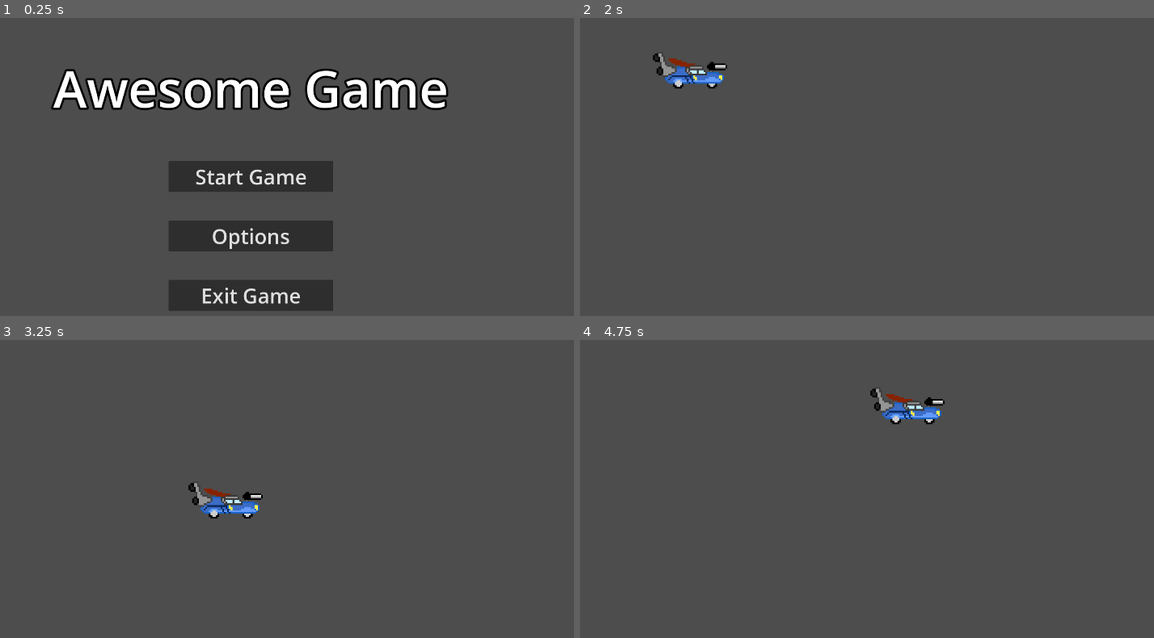
Above: before the commit, frames 1-4 (two rows, left to right).
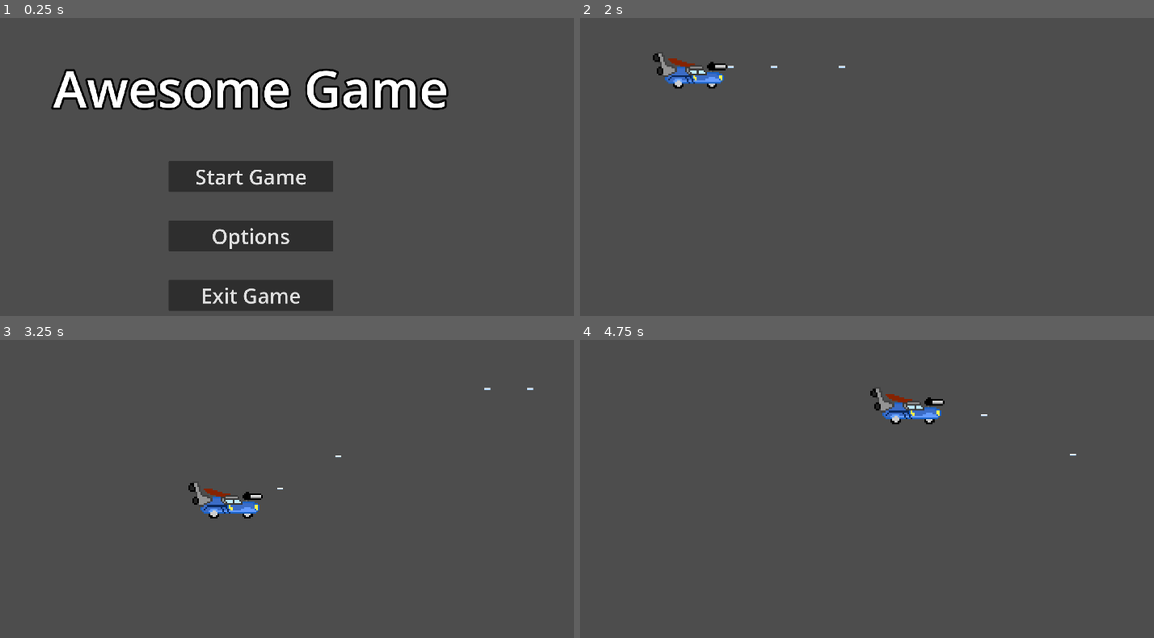
Above: after the commit, the same moments.

Repository: P0ddy/Project-Bentley
Game: Godot game, scene res://Scenes/Menu/main_menu.tscn
The game is run twice, just before and just after one commit, with the same random seed, the same clock (stepped at 60 frames per second) and the same inputs. This scene is started directly instead of the project's main scene.
Inputs:
- Up to frame 1 (0.25 s): no input
- Up to frame 2 (2 s): click "Start Game" at 0.5 s; tap Enter at 1.25 s; hold D (right) from 1.28 s (still down); hold Space (shoot, bound only after the commit) from 1.28 s (still down)
- Up to frame 3 (3.25 s): release D (right) at 2.03 s; release Space (shoot, bound only after the commit) at 2.03 s; hold S (down) 2.03-2.78 s; tap Space (shoot, bound only after the commit) at 2.1 s; hold D (right) from 2.78 s (still down); hold Space (shoot, bound only after the commit) from 2.78 s (still down)
- Up to frame 4 (4.75 s): release D (right) at 3.53 s; release Space (shoot, bound only after the commit) at 3.53 s; hold W (up) 3.53-4.28 s; tap Space (shoot, bound only after the commit) at 3.6 s; hold A (left) from 4.28 s (still down); hold Space (shoot, bound only after the commit) from 4.28 s (still down)

The runs differ from the first frame. In frame 1, 0.6% of the frame differs, in the area x 9-79%, y 17-96%; in frame 2, less than 0.1%; in frame 3, less than 0.1%; in frame 4, less than 0.1%.

Commit message:
add PEW PEW

Diff:
--- a/Game.tscn
+++ /dev/null
@@ -1,8 +0,0 @@
-[gd_scene load_steps=2 format=3 uid="uid://bxhjh00lqxlnv"]
-
-[ext_resource type="PackedScene" uid="uid://bffmd8v2aatj" path="res://player.tscn" id="1_jqwqy"]
-
-[node name="Game" type="Node2D"]
-
-[node name="Player" parent="." instance=ExtResource("1_jqwqy")]
-scale = Vector2(0.5, 0.5)
--- /dev/null
+++ b/Scenes/MainScene/Game.tscn
@@ -0,0 +1,8 @@
+[gd_scene load_steps=2 format=3 uid="uid://bxhjh00lqxlnv"]
+
+[ext_resource type="PackedScene" uid="uid://bffmd8v2aatj" path="res://Scenes/MainScene/player.tscn" id="1_0v76o"]
+
+[node name="Game" type="Node2D"]
+
+[node name="Player" parent="." instance=ExtResource("1_0v76o")]
+scale = Vector2(0.5, 0.5)
--- /dev/null
+++ b/Scenes/MainScene/bullet.gd
@@ -0,0 +1,6 @@
+extends Area2D
+
+var speed = 800
+
+func _physics_process(delta):
+	position.x += delta * speed
--- /dev/null
+++ b/Scenes/MainScene/bullet.tscn
@@ -0,0 +1,17 @@
+[gd_scene load_steps=4 format=3 uid="uid://cpmb2iunduqj7"]
+
+[ext_resource type="Script" path="res://Scenes/MainScene/bullet.gd" id="1_n4ade"]
+[ext_resource type="Texture2D" uid="uid://bqosdr2ahmb0d" path="res://Assets/Bullet.png" id="2_r4t8j"]
+
+[sub_resource type="RectangleShape2D" id="RectangleShape2D_3w2ru"]
+size = Vector2(18, 6)
+
+[node name="Bullet" type="Area2D"]
+script = ExtResource("1_n4ade")
+
+[node name="CollisionShape2D" type="CollisionShape2D" parent="."]
+shape = SubResource("RectangleShape2D_3w2ru")
+
+[node name="Sprite2D" type="Sprite2D" parent="."]
+scale = Vector2(3, 3)
+texture = ExtResource("2_r4t8j")
--- a/player.gd
+++ b/Scenes/MainScene/player.gd
@@ -1,4 +1,9 @@
 extends CharacterBody2D
+
+var Bullet = preload("res://Scenes/MainScene/bullet.tscn")
+var canshoot = true
+
+@onready var spawnpos = $SpawnPosition
 
 const ACCELERATION = 1000
 const FRICTION = 600
@@ -27,3 +32,19 @@
 		velocity -= velocity.normalized() * amount
 	else:
 		velocity = Vector2.ZERO
+
+
+func _on_attack_speed_timer_timeout():
+	canshoot = true
+
+func _process(delta):
+	if Input.is_action_pressed("shoot") and canshoot:
+		shoot()
+
+func shoot ():
+	var bullet = Bullet.instantiate()
+	bullet.position = spawnpos.global_position
+	get_tree().current_scene.add_child(bullet)
+
+	$AttackSpeedTimer.start()
+	canshoot = false
--- /dev/null
+++ b/Scenes/MainScene/player.tscn
@@ -0,0 +1,26 @@
+[gd_scene load_steps=4 format=3 uid="uid://bffmd8v2aatj"]
+
+[ext_resource type="Script" path="res://Scenes/MainScene/player.gd" id="1_u2hrs"]
+[ext_resource type="Texture2D" uid="uid://dp0s77m5y3fm6" path="res://Assets/FlyingCar.png" id="2_in2pi"]
+
+[sub_resource type="RectangleShape2D" id="RectangleShape2D_5niuo"]
+size = Vector2(409, 210)
+
+[node name="Player" type="CharacterBody2D"]
+position = Vector2(338, 182)
+script = ExtResource("1_u2hrs")
+
+[node name="Sprite2D" type="Sprite2D" parent="."]
+texture = ExtResource("2_in2pi")
+
+[node name="CollisionShape2D" type="CollisionShape2D" parent="."]
+position = Vector2(-4.5, 11)
+shape = SubResource("RectangleShape2D_5niuo")
+
+[node name="SpawnPosition" type="Marker2D" parent="."]
+position = Vector2(216, -15)
+
+[node name="AttackSpeedTimer" type="Timer" parent="."]
+wait_time = 0.3
+
+[connection signal="timeout" from="AttackSpeedTimer" to="." method="_on_attack_speed_timer_timeout"]
--- a/Scenes/Menu/main_menu.tscn
+++ b/Scenes/Menu/main_menu.tscn
@@ -1,7 +1,7 @@
 [gd_scene load_steps=3 format=3 uid="uid://b8am4x888k45p"]
 
 [ext_resource type="Script" path="res://Scenes/Menu/main_menu.gd" id="1_owfyi"]
-[ext_resource type="PackedScene" uid="uid://bxhjh00lqxlnv" path="res://Game.tscn" id="2_ww1lw"]
+[ext_resource type="PackedScene" uid="uid://bxhjh00lqxlnv" path="res://Scenes/MainScene/Game.tscn" id="2_ww1lw"]
 
 [node name="MainMenu" type="Control"]
 layout_mode = 3
--- a/player.tscn
+++ /dev/null
@@ -1,18 +0,0 @@
-[gd_scene load_steps=4 format=3 uid="uid://bffmd8v2aatj"]
-
-[ext_resource type="Texture2D" uid="uid://dp0s77m5y3fm6" path="res://FlyingCar.png" id="1_i48lo"]
-[ext_resource type="Script" path="res://player.gd" id="1_u2hrs"]
-
-[sub_resource type="RectangleShape2D" id="RectangleShape2D_5niuo"]
-size = Vector2(409, 210)
-
-[node name="Player" type="CharacterBody2D"]
-position = Vector2(338, 182)
-script = ExtResource("1_u2hrs")
-
-[node name="Sprite2D" type="Sprite2D" parent="."]
-texture = ExtResource("1_i48lo")
-
-[node name="CollisionShape2D" type="CollisionShape2D" parent="."]
-position = Vector2(-4.5, 11)
-shape = SubResource("RectangleShape2D_5niuo")
--- a/project.godot
+++ b/project.godot
@@ -11,9 +11,9 @@
 [application]
 
 config/name="Godot Project Bentley"
-run/main_scene="res://Game.tscn"
+run/main_scene="res://Scenes/MainScene/Game.tscn"
 config/features=PackedStringArray("4.2", "Forward Plus")
-config/icon="res://icon.svg"
+config/icon="res://Assets/icon.svg"
 
 [display]
 
@@ -42,3 +42,12 @@
 "events": [Object(InputEventKey,"resource_local_to_scene":false,"resource_name":"","device":-1,"window_id":0,"alt_pressed":false,"shift_pressed":false,"ctrl_pressed":false,"meta_pressed":false,"pressed":false,"keycode":0,"physical_keycode":68,"key_label":0,"unicode":100,"echo":false,"script":null)
 ]
 }
+shoot={
+"deadzone": 0.5,
+"events": [Object(InputEventKey,"resource_local_to_scene":false,"resource_name":"","device":-1,"window_id":0,"alt_pressed":false,"shift_pressed":false,"ctrl_pressed":false,"meta_pressed":false,"pressed":false,"keycode":0,"physical_keycode":32,"key_label":0,"unicode":32,"echo":false,"script":null)
+]
+}
+
+[rendering]
+
+textures/canvas_textures/default_texture_filter=0
Binary file added: Assets/Bullet.png
Not shown, changed: Assets/Bullet.png.import
Renamed: FlyingCar.png -> Assets/FlyingCar.png
Not shown, added: Assets/FlyingCar.png.import
Renamed: icon.svg -> Assets/icon.svg
Not shown, changed: Assets/icon.svg.import
